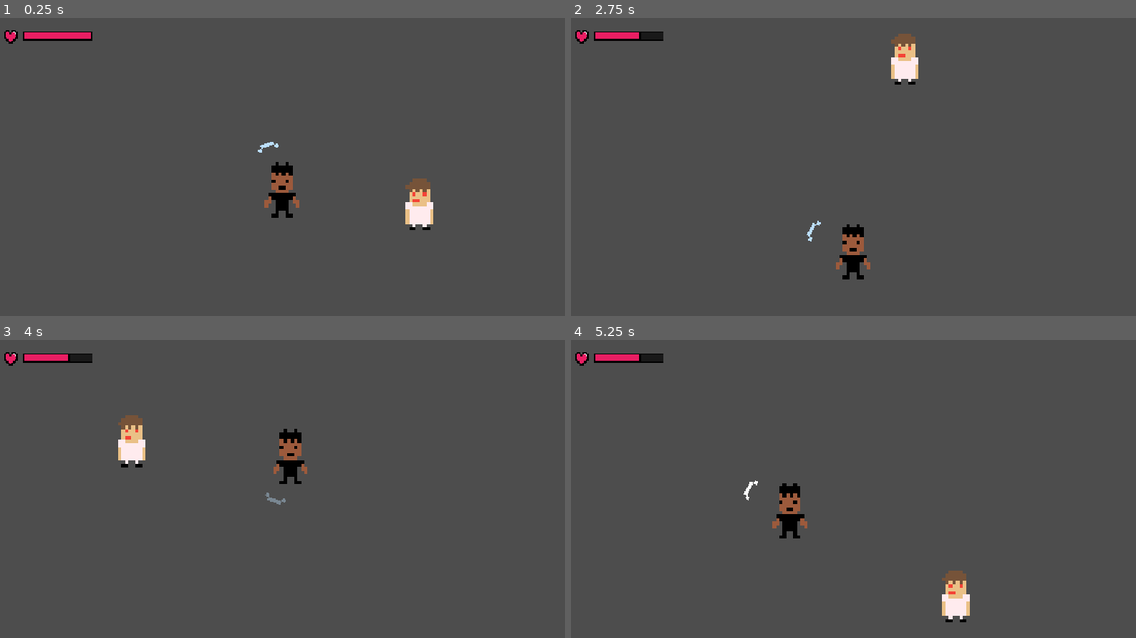
Above: before the commit, frames 1-4 (two rows, left to right).
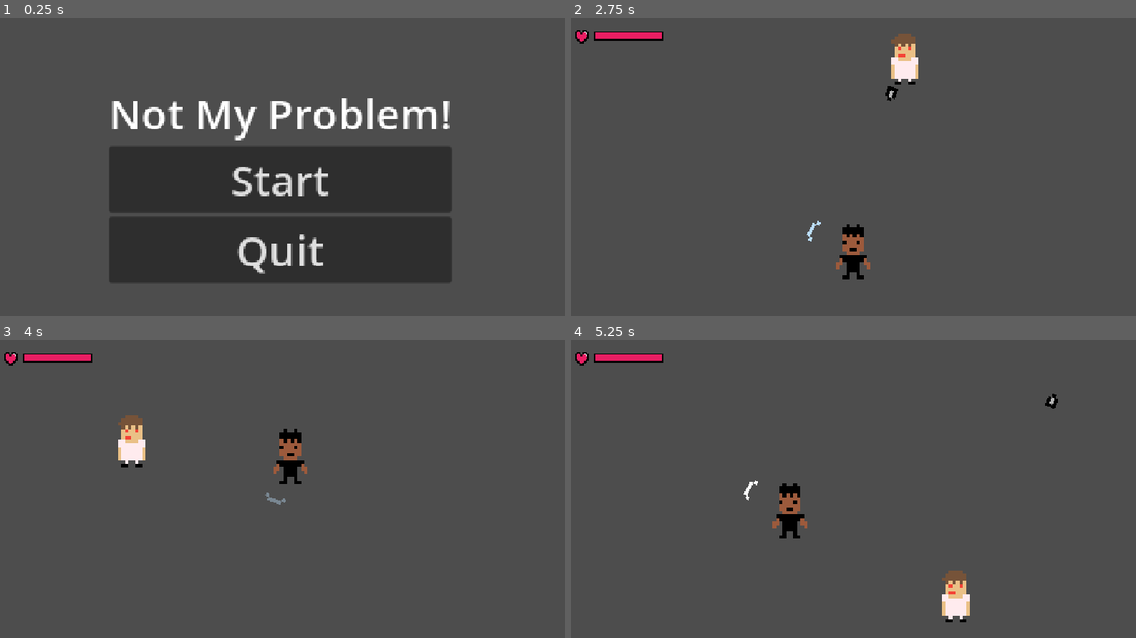
Above: after the commit, the same moments.

Repository: mcl-playz/notmyproblem
Game: Godot game, scene res://scenes/menu.tscn
Same seed, same stepped clock (60 frames per second), same inputs: the game is played once before the commit and once after it. Before the commit the project starts from res://scenes/game.tscn.
Inputs (mouse positions are in pixels of both pictures, inside the frame that each line leads up to):
- Up to frame 1 (0.25 s): no input
- Up to frame 2 (2.75 s): click (853, 178) at 0.5 s, where only the run after the commit has a clickable "Start"; tap Enter at 1.25 s; move the mouse to (977, 164) at 1.27 s; hold D (right) 1.28-2.03 s; click (977, 164) at 1.35 s; move the mouse to (734, 193) at 2.02 s; hold S (backward) from 2.03 s (still down); click (734, 193) at 2.1 s
- Up to frame 3 (4 s): move the mouse to (333, 429) at 2.77 s; release S (backward) at 2.78 s; hold D (right) 2.78-3.53 s; click (333, 429) at 2.85 s; move the mouse to (248, 566) at 3.52 s; hold W (forward) from 3.53 s (still down); click (248, 566) at 3.6 s
- Up to frame 4 (5.25 s): move the mouse to (1023, 548) at 4.27 s; release W (forward) at 4.28 s; hold A (left) from 4.28 s (still down); click (1023, 548) at 4.35 s; move the mouse to (678, 453) at 5.02 s; click (678, 453) at 5.1 s

The runs differ from the first frame. In frame 1, 30% of the frame differs, in the area x 0-80%, y 4-89%; in frame 2, 0.2%; in frame 3, 0.1%; in frame 4, 0.2%.

Commit message:
feat: add main menu

Diff:
--- a/project.godot
+++ b/project.godot
@@ -11,7 +11,7 @@
 [application]
 
 config/name="Not My Problem"
-run/main_scene="uid://dqp0sa6sktewb"
+run/main_scene="uid://c7o48vh0yu41r"
 config/features=PackedStringArray("4.7", "Forward Plus")
 config/icon="res://icon.svg"
 
--- /dev/null
+++ b/scenes/menu.tscn
@@ -0,0 +1,39 @@
+[gd_scene format=3 uid="uid://c7o48vh0yu41r"]
+
+[ext_resource type="Script" uid="uid://bj24tovdk4v4" path="res://scripts/menu.gd" id="1_yqeox"]
+
+[node name="Control" type="Control" unique_id=1720388359]
+layout_mode = 3
+anchors_preset = 15
+anchor_right = 1.0
+anchor_bottom = 1.0
+offset_right = -1152.0
+offset_bottom = -648.0
+grow_horizontal = 2
+grow_vertical = 2
+script = ExtResource("1_yqeox")
+
+[node name="CenterContainer" type="CenterContainer" parent="." unique_id=1979685925]
+layout_mode = 0
+offset_right = 548.4633
+offset_bottom = 316.31204
+scale = Vector2(2.115, 2.115)
+
+[node name="VBoxContainer" type="VBoxContainer" parent="CenterContainer" unique_id=1429003541]
+layout_mode = 2
+
+[node name="Not My Problem!" type="Label" parent="CenterContainer/VBoxContainer" unique_id=309275270]
+layout_mode = 2
+theme_override_font_sizes/font_size = 40
+text = "Not My Problem!"
+
+[node name="Start" type="Button" parent="CenterContainer/VBoxContainer" unique_id=1656449215]
+layout_mode = 2
+theme_override_font_sizes/font_size = 40
+text = "Start"
+
+[node name="Quit" type="Button" parent="CenterContainer/VBoxContainer" unique_id=890634472]
+layout_mode = 2
+theme_override_font_sizes/font_size = 40
+text = "Quit
+"
--- /dev/null
+++ b/scripts/menu.gd
@@ -0,0 +1,14 @@
+extends Control
+
+@onready var start_button = $CenterContainer/VBoxContainer/Start
+@onready var quit_button = $CenterContainer/VBoxContainer/Quit
+
+func _ready():
+	start_button.pressed.connect(_on_start_pressed)
+	quit_button.pressed.connect(_on_quit_pressed)
+
+func _on_start_pressed():
+	get_tree().change_scene_to_file("res://scenes/game.tscn")
+
+func _on_quit_pressed():
+	get_tree().quit()
Not shown, added: scripts/menu.gd.uid
